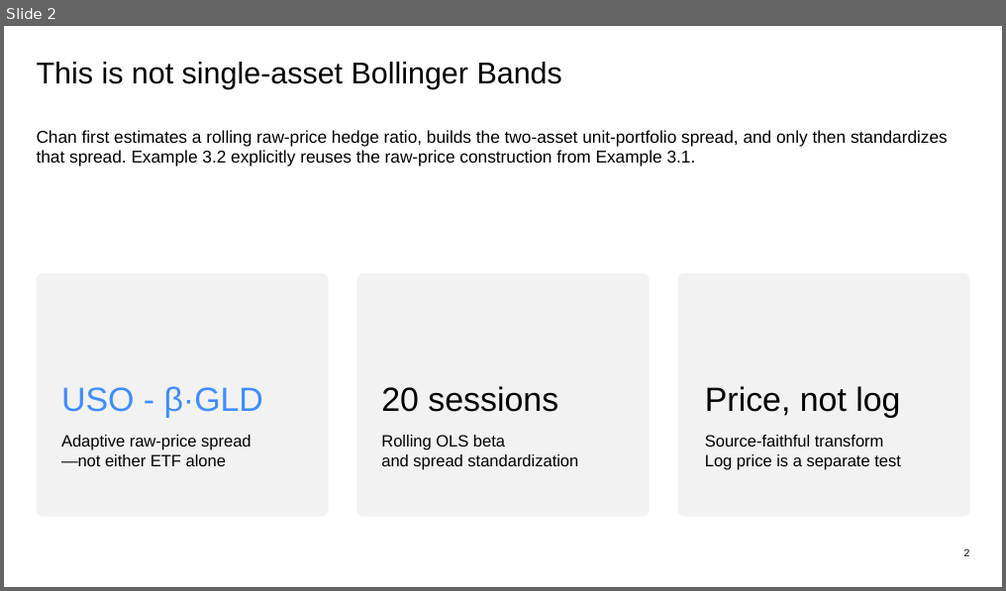
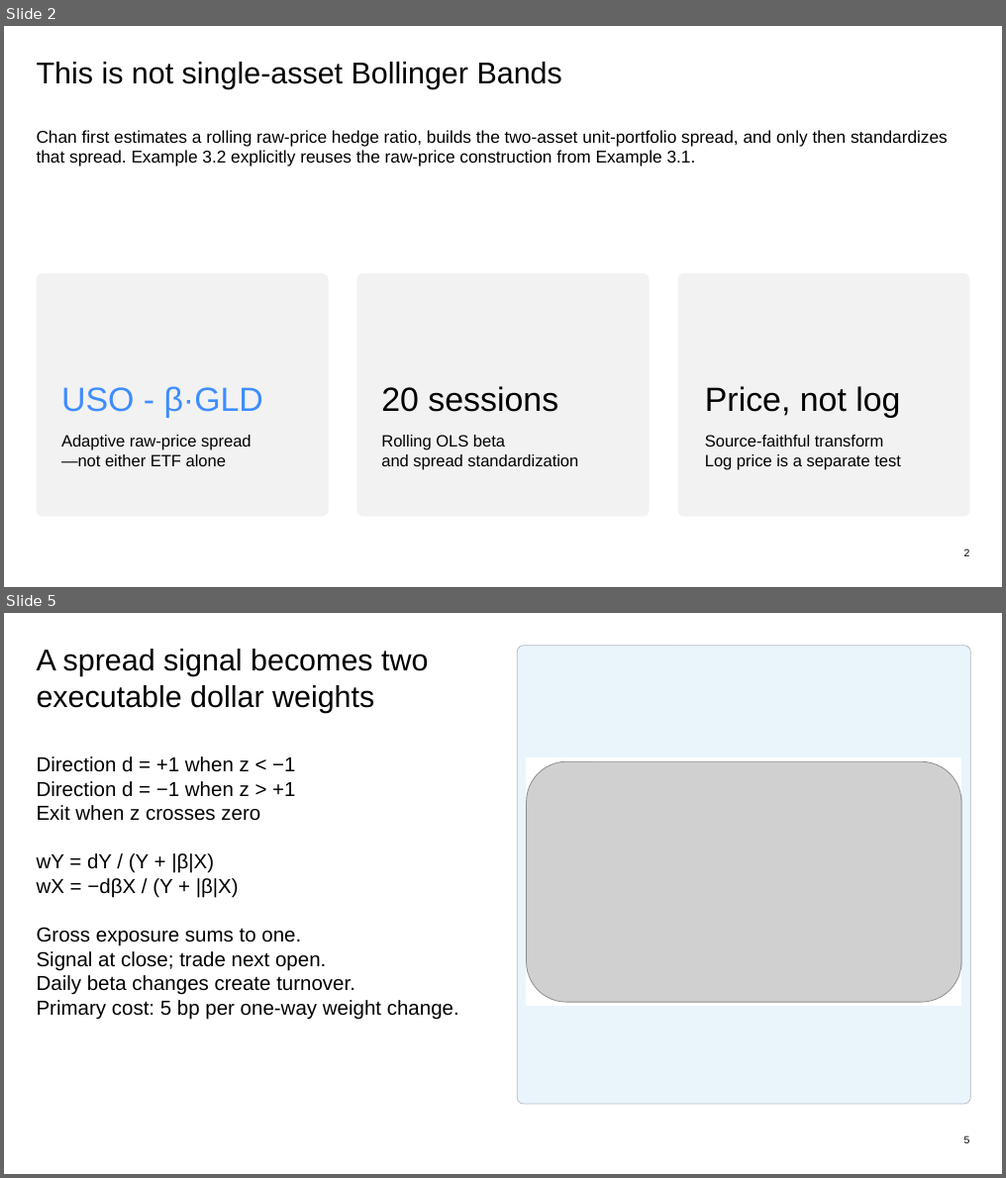
Before and after one commit to Francisc0Franc0/Time-Series-Modeling-Gen5, a slide deck: presentations/gen5_lit_mr_02_1_bollinger_evidence.pptx. Shown one above the other, each under a label of ours: slide 2 before the commit, slides 2 and 5 after it; the slides between them are not shown. The pictures are 1006x591 and 1006x1178 pixels, drawn with LibreOffice and Linux fonts; fonts in the diff are those of the drawing; grey boxes stand for pictures. Boxes give left, top, right and bottom in pixels: in the first picture for what was removed or moved away, otherwise in the second. Text is boxed around its words. In the diff, an @@ line names an element or a change of style, - is before the commit and + after.

```diff
--- a/presentations/gen5_lit_mr_02_1_bollinger_evidence.pptx
+++ b/presentations/gen5_lit_mr_02_1_bollinger_evidence.pptx
@@ slide 5 added at <box>4,613,1002,1174</box>, background #FFFFFF @@
@@ text added at <box>37,649,428,713</box>, 29 pt, text #000000 @@
+A spread signal becomes two executable dollar weights
@@ rounded rectangle added at <box>518,646,971,1104</box>, fill #EAF5FB, outline #B8BCC4 0.75 pt @@
@@ text added at <box>37,757,459,1020</box>, 19.5 pt, text #000000 @@
+Direction d = +1 when z < −1
+Direction d = −1 when z > +1
+Exit when z crosses zero
+wY = dY / (Y + |β|X)
+wX = −dβX / (Y + |β|X)
+Gross exposure sums to one.
+Signal at close; trade next open.
+Daily beta changes create turnover.
+Primary cost: 5 bp per one-way weight change.
@@ picture added at <box>527,759,961,1005</box> @@
@@ rectangle added at <box>527,759,961,1005</box>, fill #FFFFFF, outline #FFFFFF 0 pt @@
@@ picture added at <box>527,761,961,1002</box> @@
@@ text added at <box>964,1136,970,1144</box>, 10 pt, text #000000 @@
+5
```
Also in this commit, not shown: 7 slides changed, 8 other slides added, 1 slide removed, 9 other files.
